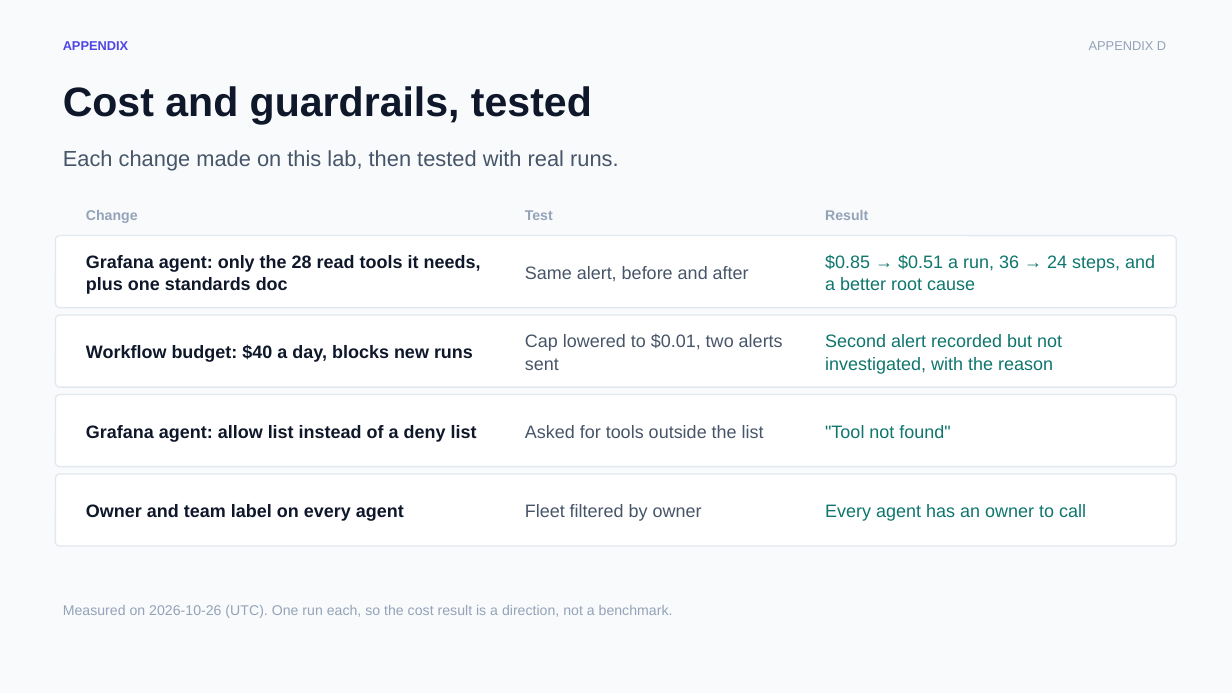
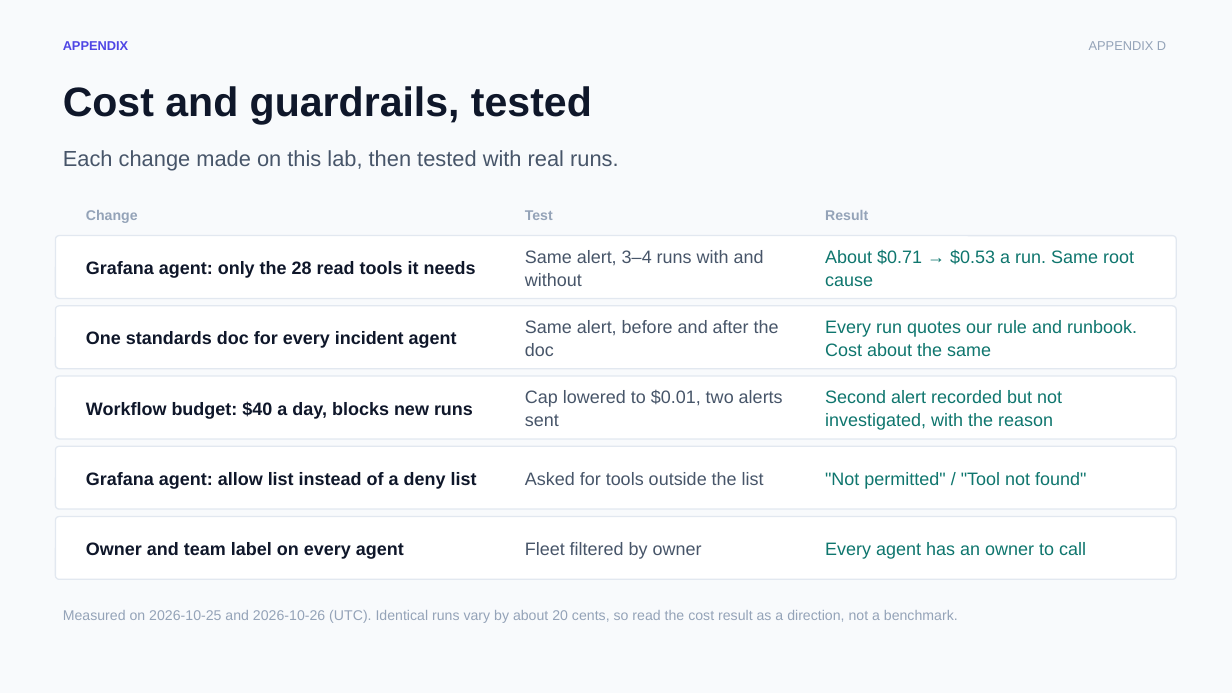
Before and after one commit to chizeni24/komodor-production-lab, a slide deck: slide 18 of docs/presentation/KAOP_Customer_Pitch.pptx. Drawn at 1232x693 pixels with LibreOffice and Linux fonts; fonts in the diff are those of the drawing. Boxes give left, top, right and bottom in pixels: in the first picture for what was removed or moved away, otherwise in the second. Text is boxed around its words. In the diff, an @@ line names an element or a change of style, - is before the commit and + after.

```diff
--- a/docs/presentation/KAOP_Customer_Pitch.pptx
+++ b/docs/presentation/KAOP_Customer_Pitch.pptx
@@ rounded rectangle resized from (x1=55, y1=236, x2=1177, y2=308) to (x1=55, y1=236, x2=1177, y2=299) @@
@@ text at (x1=86, y1=261, x2=476, y2=278): text changed @@
-Grafana agent: only the 28 read tools it needs, plus one standards doc
+Grafana agent: only the 28 read tools it needs
@@ text at (x1=525, y1=250, x2=764, y2=286): text changed @@
-Same alert, before and after
+Same alert, 3–4 runs with and without
@@ text at (x1=825, y1=249, x2=1134, y2=286): text changed @@
-$0.85 → $0.51 a run, 36 → 24 steps, and a better root cause
+About $0.71 → $0.53 a run. Same root cause
@@ rounded rectangle resized from (x1=55, y1=315, x2=1177, y2=387) to (x1=55, y1=306, x2=1177, y2=369) @@
@@ text added at (x1=525, y1=320, x2=779, y2=356), 14 pt, text #475569 @@
+Same alert, before and after the doc
@@ text added at (x1=825, y1=320, x2=1137, y2=356), 14 pt, text #0F766E @@
+Every run quotes our rule and runbook. Cost about the same
@@ text added at (x1=86, y1=331, x2=457, y2=348), 14 pt, text #0F172A, bold @@
+One standards doc for every incident agent
@@ rounded rectangle resized from (x1=55, y1=395, x2=1177, y2=467) to (x1=55, y1=376, x2=1177, y2=439) @@
@@ text "Workflow budget: $40 a day, ..." moved from (x1=86, y1=345, x2=473, y2=362) to (x1=86, y1=401, x2=473, y2=419) @@
@@ text "Cap lowered to $0.01, two ..." moved from (x1=525, y1=333, x2=783, y2=370) to (x1=525, y1=390, x2=783, y2=426) @@
@@ text "Second alert recorded but not ..." moved from (x1=825, y1=334, x2=1062, y2=374) to (x1=825, y1=390, x2=1062, y2=430) @@
@@ rounded rectangle resized from (x1=55, y1=474, x2=1177, y2=546) to (x1=55, y1=446, x2=1177, y2=509) @@
@@ text "Grafana agent: allow list instead ..." moved from (x1=86, y1=425, x2=477, y2=442) to (x1=86, y1=472, x2=477, y2=489) @@
@@ text "Asked for tools outside the ..." moved from (x1=525, y1=425, x2=764, y2=438) to (x1=525, y1=472, x2=764, y2=485) @@
@@ text at (x1=825, y1=472, x2=1086, y2=489): text changed @@
-"Tool not found"
+"Not permitted" / "Tool not found"
@@ rounded rectangle added at (x1=55, y1=517, x2=1177, y2=579), fill #FFFFFF, outline #E2E8F0 1 pt @@
@@ text "Owner and team label on ..." moved from (x1=86, y1=504, x2=404, y2=521) to (x1=86, y1=542, x2=404, y2=559) @@
@@ text "Fleet filtered by owner" moved from (x1=525, y1=504, x2=702, y2=521) to (x1=525, y1=542, x2=702, y2=559) @@
@@ text "Every agent has an owner ..." moved from (x1=825, y1=504, x2=1086, y2=521) to (x1=825, y1=542, x2=1086, y2=559) @@
@@ text at (x1=63, y1=610, x2=958, y2=623): text changed @@
-Measured on 2026-10-26 (UTC). One run each, so the cost result is a direction, not a benchmark.
+Measured on 2026-10-25 and 2026-10-26 (UTC). Identical runs vary by about 20 cents, so read the cost result as a direction, not a benchmark.
```
Also in this commit, not shown: 2 other files.
